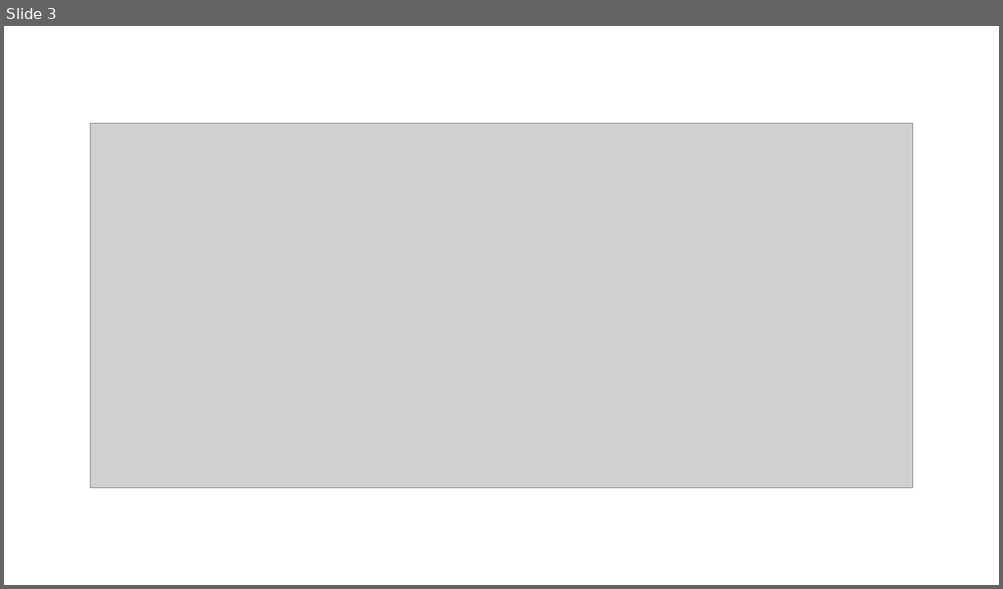
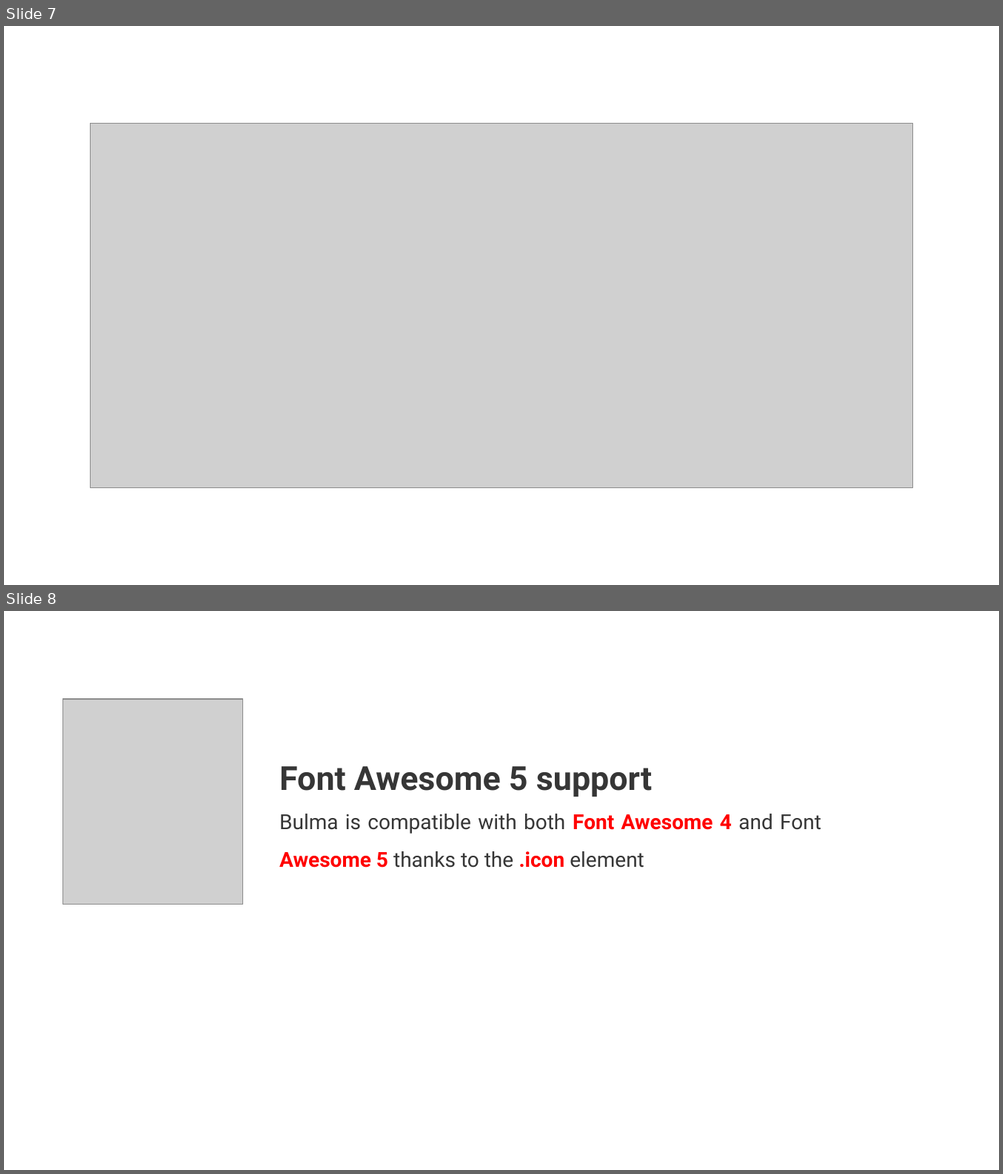
Before and after one commit to myprojectsfile/Learning-Bulma-Course, a slide deck: Course Materials/01- Introduction/01_04 - An Overview of Bulma Framework.pptx. Shown one above the other, each under a label of ours: slide 3 before the commit, slides 7 and 8 after it. The pictures are 1003x589 and 1003x1174 pixels, drawn with LibreOffice and Linux fonts; fonts in the diff are those of the drawing; grey boxes stand for pictures. Boxes give left, top, right and bottom in pixels: in the first picture for what was removed or moved away, otherwise in the second. Text is boxed around its words. In the diff, an @@ line names an element or a change of style, - is before the commit and + after.

Commit message:
Add some content to Bulma overview Presentation

```diff
--- a/Course Materials/01- Introduction/01_04 - An Overview of Bulma Framework.pptx
+++ b/Course Materials/01- Introduction/01_04 - An Overview of Bulma Framework.pptx
@@ slide 8 added at [4,611,999,1170], background #FFFFFF @@
@@ picture added at [63,699,243,905] @@
@@ text added at [279,766,821,868], 20 pt, text #363636 @@
+Font Awesome 5 support
+Bulma is compatible with both Font Awesome 4 and Font Awesome 5 thanks to the .icon element
@@ what was slide 3 is now slide 7 @@
```
Also in this commit, not shown: 1 slide changed, 7 other slides added, 4 slides removed, 13 other files.
